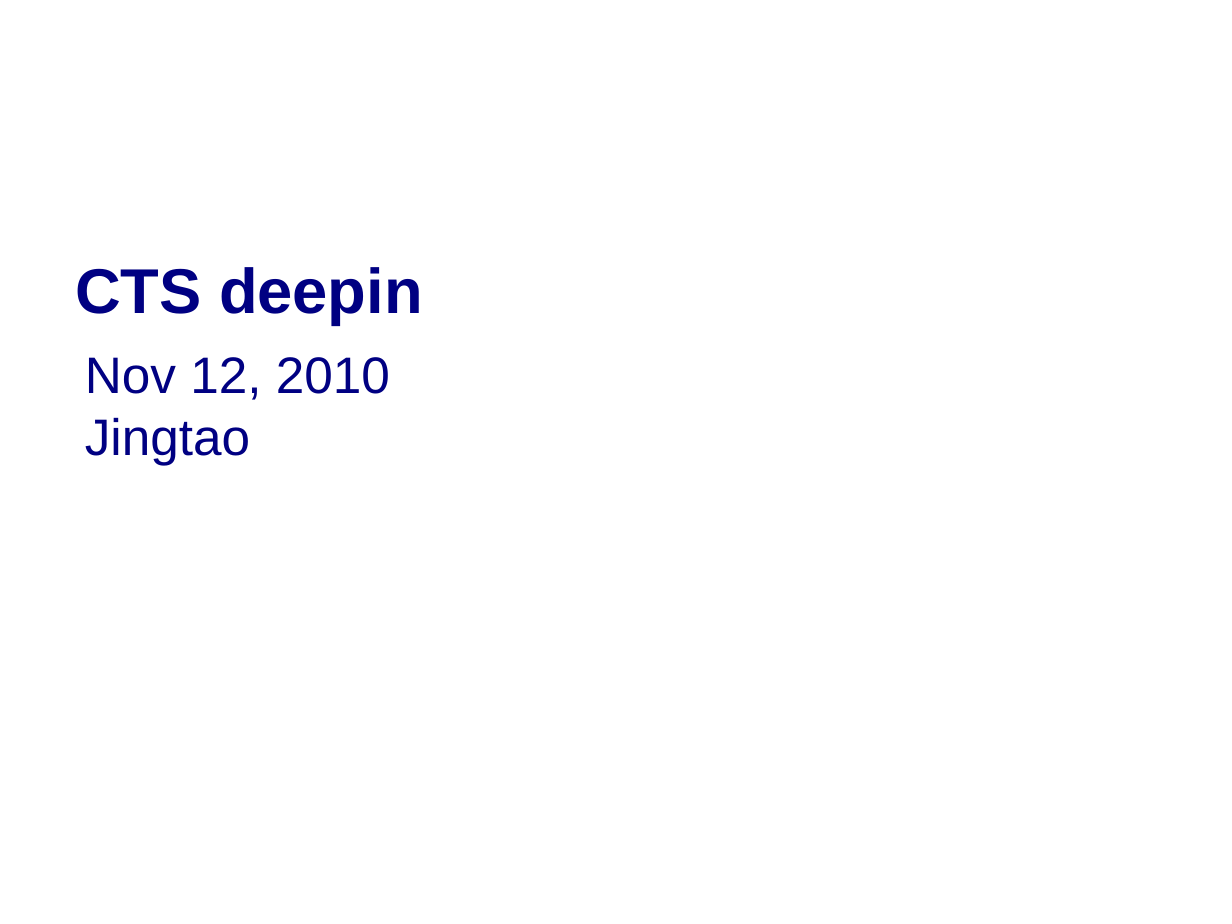
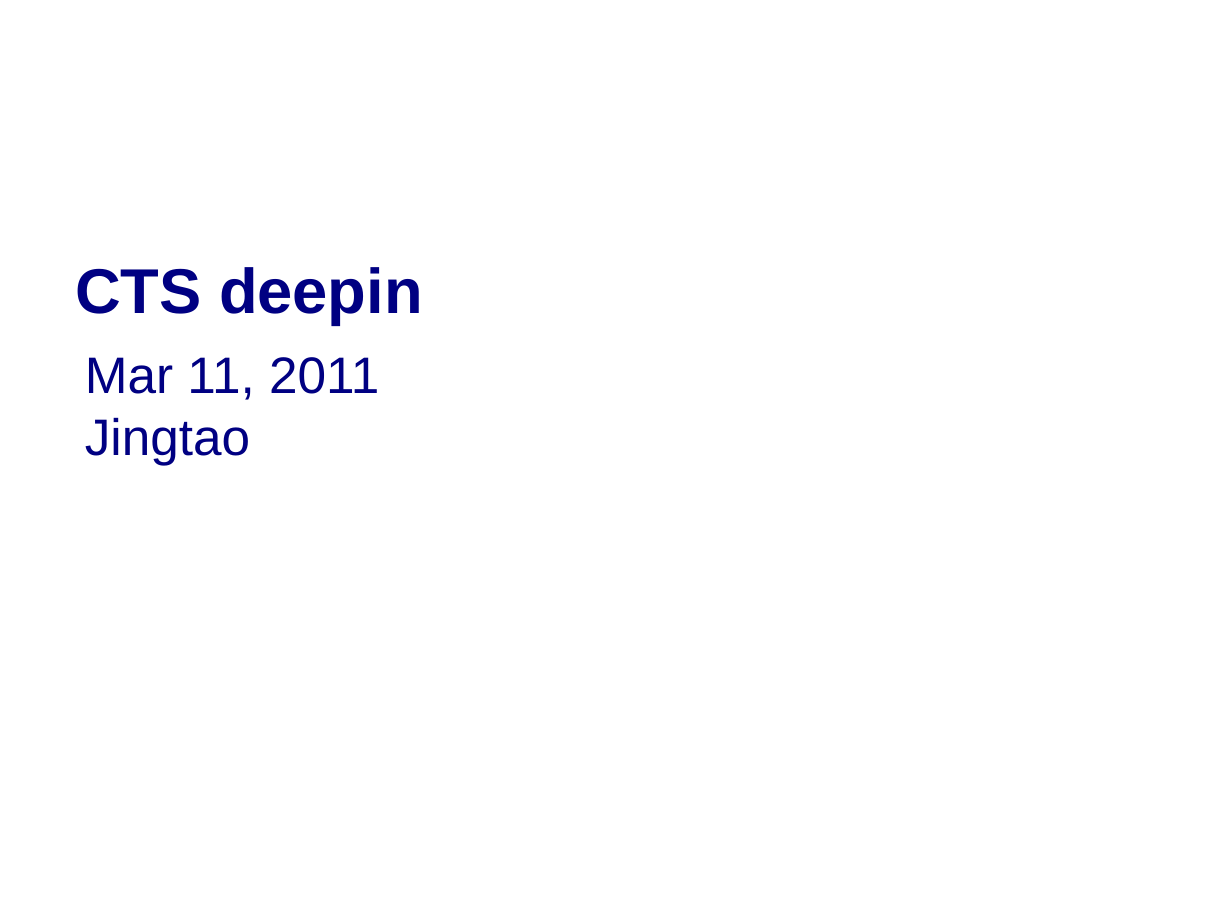
Before and after one commit to widerules/system-information, a slide deck: slide 1 of cts/CTS-deepin.ppt. Drawn at 1232x924 pixels with LibreOffice and Linux fonts; fonts in the diff are those of the drawing; background and template pictures are left out. Boxes give left, top, right and bottom in pixels: in the first picture for what was removed or moved away, otherwise in the second. Text is boxed around its words. In the diff, an @@ line names an element or a change of style, - is before the commit and + after.

```diff
--- a/cts/CTS-deepin.ppt
+++ b/cts/CTS-deepin.ppt
@@ text at [85, 357, 379, 400]: text changed @@
-Nov 12, 2010
+Mar 11, 2011
```
Also in this commit, not shown: 4 other slides changed, 2 slides added, 4 other files.
